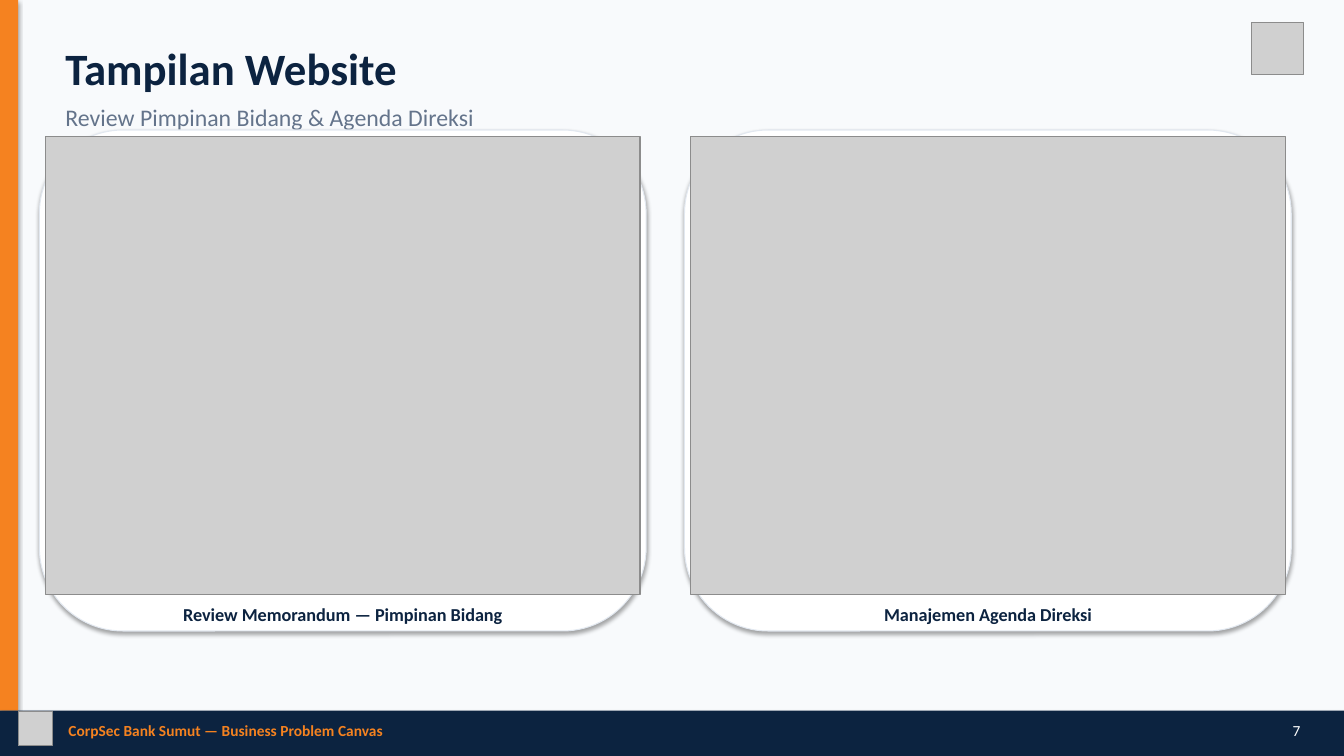
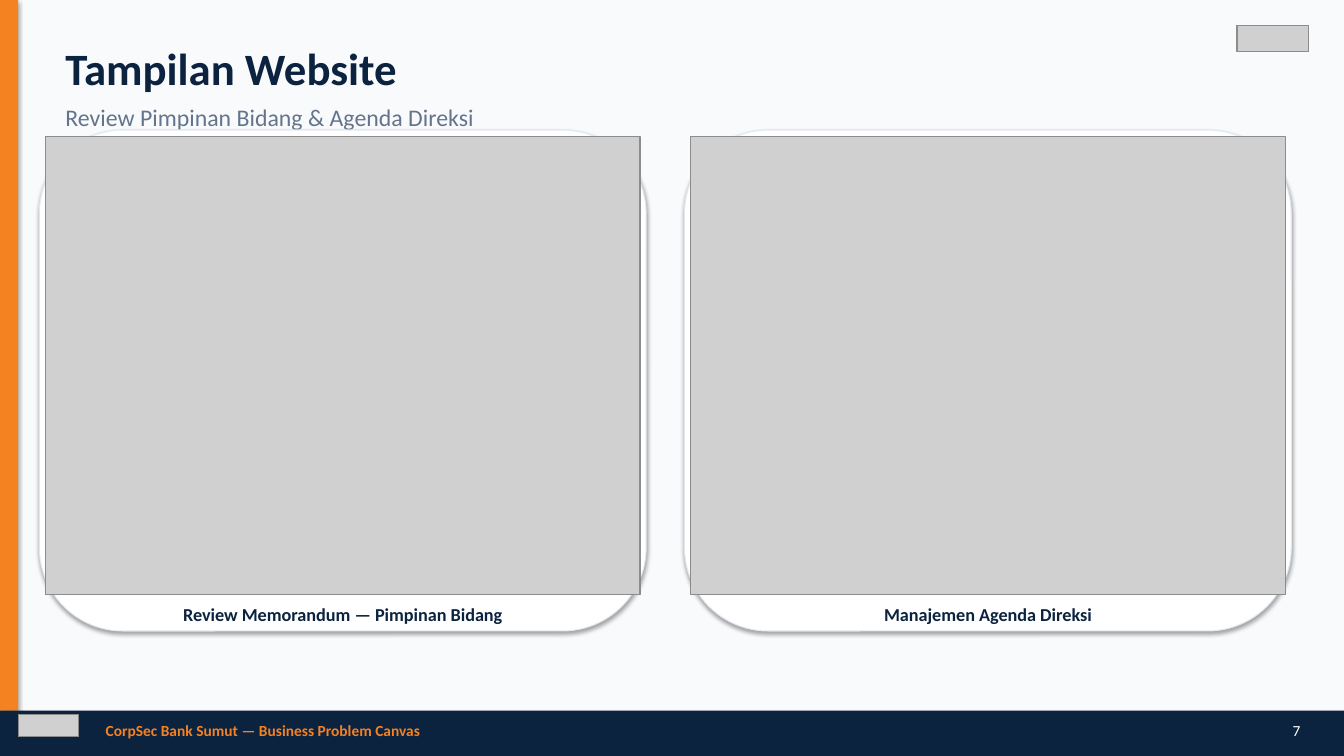
Before and after one commit to kelompok8ai/repo-day1-a, a slide deck: slide 7 of CorpSec-Bank-Sumut-Presentasi.pptx. Drawn at 1344x756 pixels with LibreOffice and Linux fonts; fonts in the diff are those of the drawing; grey boxes stand for pictures. Boxes give left, top, right and bottom in pixels: in the first picture for what was removed or moved away, otherwise in the second. Text is boxed around its words. In the diff, an @@ line names an element or a change of style, - is before the commit and + after.

```diff
--- a/CorpSec-Bank-Sumut-Presentasi.pptx
+++ b/CorpSec-Bank-Sumut-Presentasi.pptx
@@ picture: place and size @@
-picture at (1251, 22, 1304, 75)
+picture at (1237, 25, 1309, 51)
@@ picture: place and size @@
-picture at (18, 712, 52, 746)
+picture at (18, 715, 79, 737)
@@ text "CorpSec Bank Sumut — Business ...": place and size @@
-text "CorpSec Bank Sumut — Business ..." at (68, 725, 383, 739)
+text "CorpSec Bank Sumut — Business ..." at (106, 725, 420, 739)
```
Also in this commit, not shown: 13 other slides changed, 3 other files.
